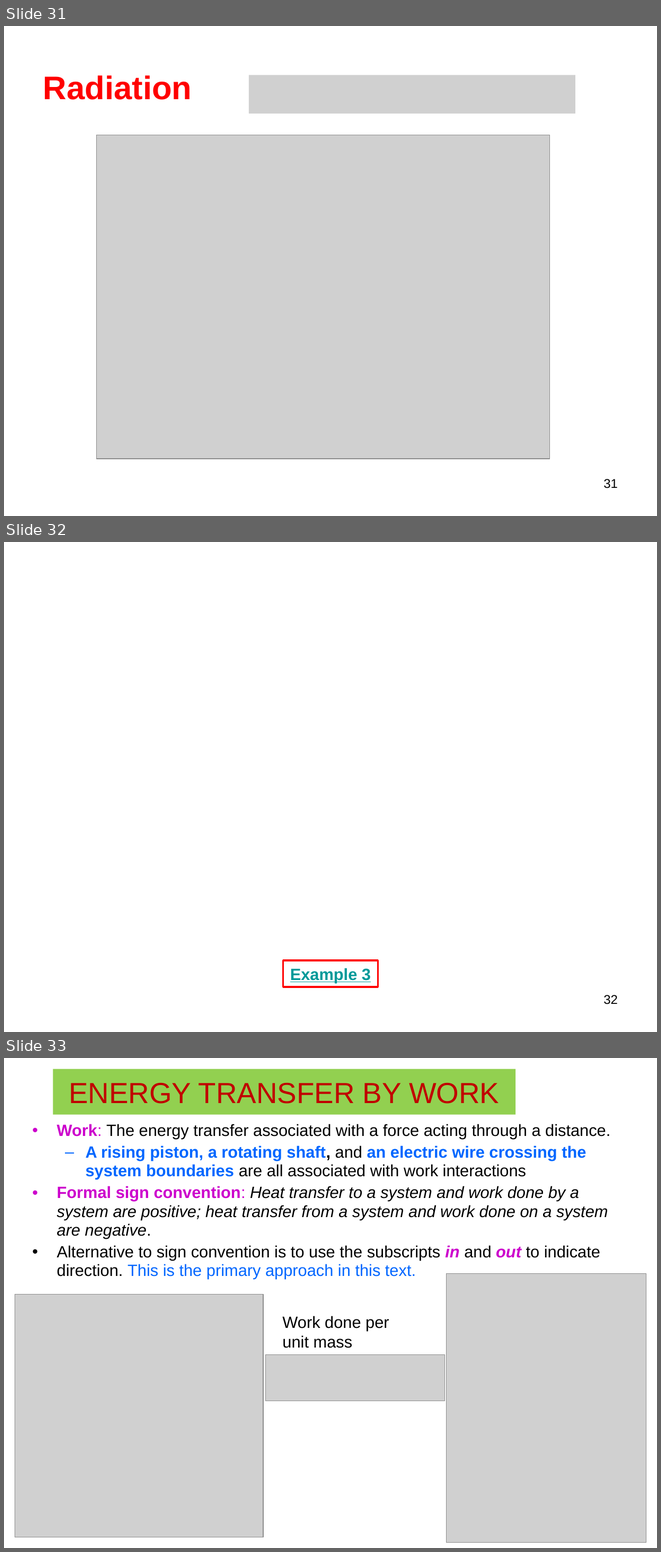
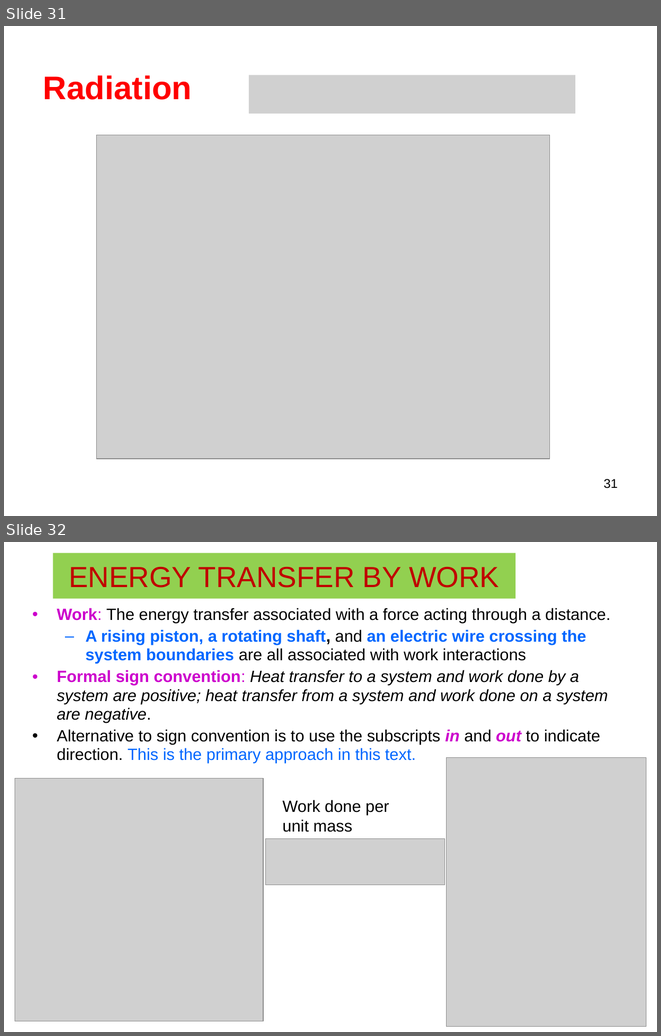
Before and after one commit to longapalooza/ENGR222, a slide deck: 05.First Law of Thermodynamics.pptx. Shown one above the other, each under a label of ours: slides 31, 32 and 33 before the commit, slides 31 and 32 after it. The pictures are 661x1552 and 661x1036 pixels, drawn with LibreOffice and Linux fonts; fonts in the diff are those of the drawing; grey boxes stand for pictures. Boxes give left, top, right and bottom in pixels: in the first picture for what was removed or moved away, otherwise in the second. Text is boxed around its words. In the diff, an @@ line names an element or a change of style, - is before the commit and + after.

```diff
--- a/05.First Law of Thermodynamics.pptx
+++ b/05.First Law of Thermodynamics.pptx
@@ slide 32 removed at <box>4,542,657,1032</box>, background #FFFFFF @@
@@ rectangle removed at <box>283,961,378,987</box> @@
-Example 3
@@ page number removed at <box>603,995,618,1004</box> @@
-32
@@ what was slide 33 is now slide 32 @@
```
Also in this commit, not shown: 3 slides changed.
